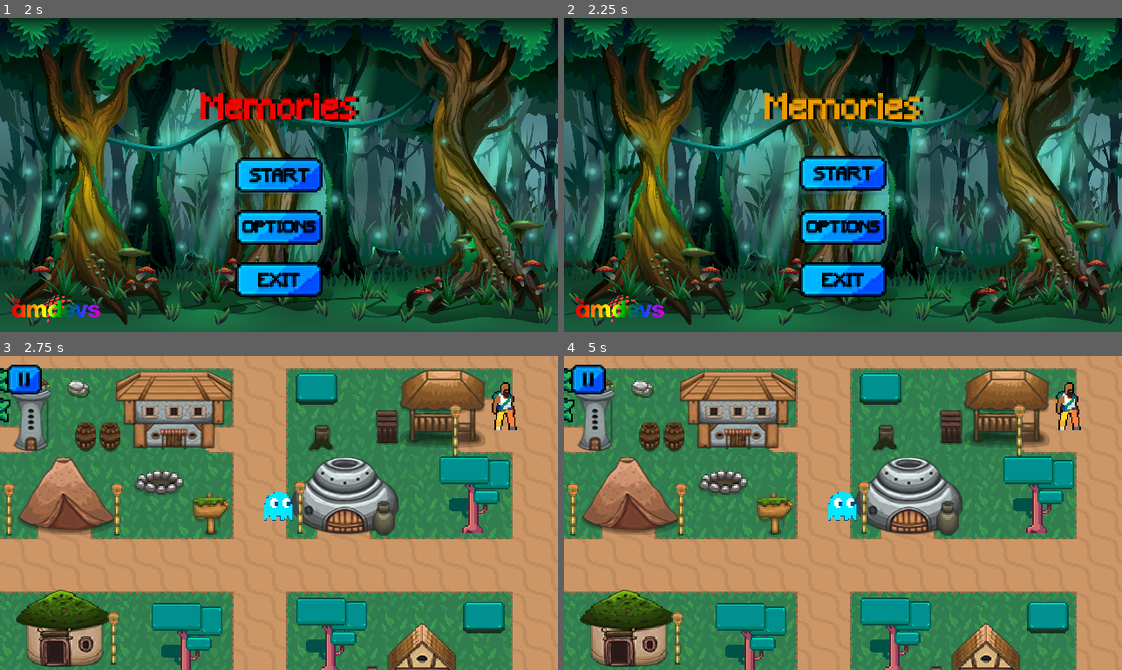
Above: before the commit, frames 1-4 (two rows, left to right).
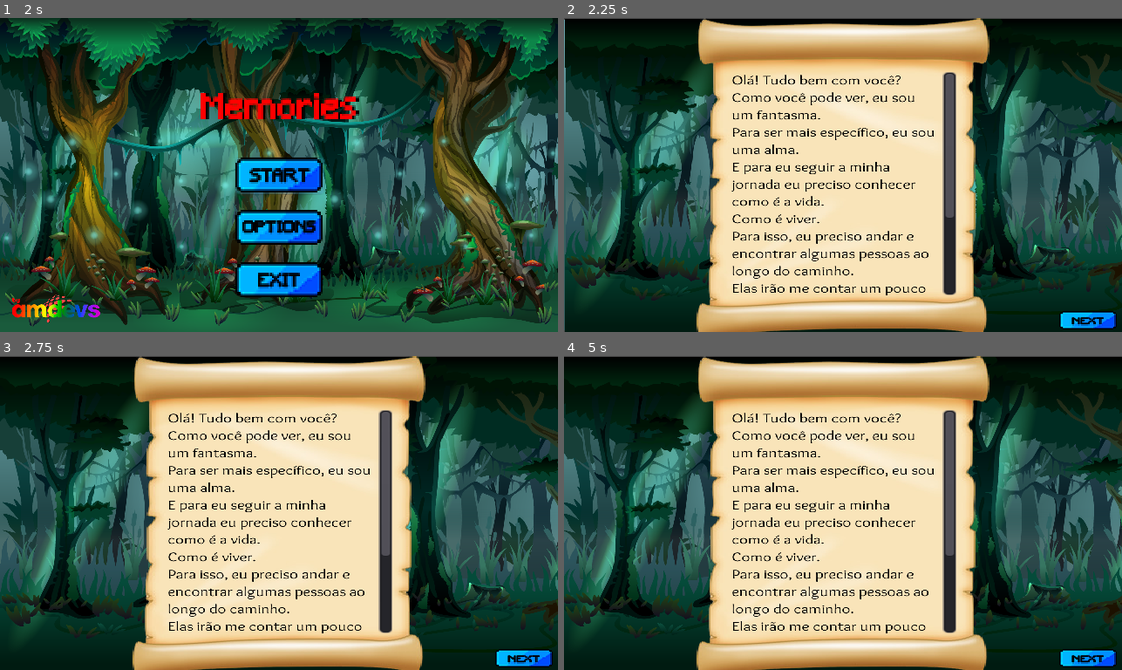
Above: after the commit, the same moments.

Repository: 2022M1T1-Inteli/Memories
Game: Godot game, scene res://Scenes/Animacao inicio/Animacao-inicio.tscn
The game is run twice, just before and just after one commit, with the same random seed, the same clock (stepped at 60 frames per second) and the same inputs. Sound files missing from this copy of the repository are replaced by a short silence.
Inputs (mouse positions are in pixels of both pictures, inside the frame that each line leads up to):
- Up to frame 1 (2 s): tap Enter (ui_accept) at 0.5 s; move the mouse to (401, 159) at 0.52 s; hold Right (ui_right) from 0.53 s (still down); tap Space (FLAP) at 0.77, 1.07, 1.52, 1.82 s; move the mouse to (167, 190) at 1.27 s
- Up to frame 2 (2.25 s): release Right (ui_right) at 2 s; click (843, 175) at 2 s
- Up to frame 3 (2.75 s): no input
- Up to frame 4 (5 s): click (591, 381) at 2.77 s; click (843, 519) at 3.52 s; click (843, 513) at 4.27 s

Frame 1 is identical in both runs. In frame 2, 88% of the frame differs, in the area x 0-100%, y 0-100%; in frame 3, 98%; in frame 4, 98%.

Commit message:
Implementação de pause

Diff:
--- /dev/null
+++ b/src/Memories/Scenes/Home/Home.gd
@@ -0,0 +1,8 @@
+extends Node2D
+
+func _ready():
+	pass
+
+func _on_Start_pressed():
+	get_tree().change_scene("res://Scenes/Mensagem Inicial/Pergaminho.tscn")
+	pass
--- a/src/Memories/Scenes/Home/Home.tscn
+++ b/src/Memories/Scenes/Home/Home.tscn
@@ -13,8 +13,10 @@
 [ext_resource path="res://Assets/Home/Middle_Decor.png" type="Texture" id=11]
 [ext_resource path="res://Assets/Home/BG_Decor.png" type="Texture" id=12]
 [ext_resource path="res://Assets/Logo/logo-amdev.png" type="Texture" id=13]
+[ext_resource path="res://Scenes/Home/Home.gd" type="Script" id=14]
 
 [node name="Home" type="Node2D"]
+script = ExtResource( 14 )
 
 [node name="AudioStreamPlayer" type="AudioStreamPlayer" parent="."]
 stream = ExtResource( 7 )
@@ -79,3 +81,5 @@
 texture = ExtResource( 13 )
 
 [node name="Logo" parent="." instance=ExtResource( 4 )]
+
+[connection signal="pressed" from="Buttons/Start" to="." method="_on_Start_pressed"]
--- a/src/Memories/Scenes/Level/Cadeirante/Task/PCD-World.tscn
+++ b/src/Memories/Scenes/Level/Cadeirante/Task/PCD-World.tscn
@@ -6,6 +6,7 @@
 [ext_resource path="res://Scenes/Level/Cadeirante/Task/Camera2D.gd" type="Script" id=4]
 [ext_resource path="res://Scenes/Level/Cadeirante/Task/Player.gd" type="Script" id=5]
 [ext_resource path="res://Assets/Music and Sounds/Music.mp3" type="AudioStream" id=6]
+[ext_resource path="res://Scenes/Pause/Pause_Fase_Button.tscn" type="PackedScene" id=7]
 [ext_resource path="res://Assets/Level/Cadeirante/Fall/fall-000.png" type="Texture" id=8]
 [ext_resource path="res://Assets/Memorie/Memorie_3.png" type="Texture" id=9]
 [ext_resource path="res://Assets/Memorie/Memorie_9.png" type="Texture" id=10]
@@ -21,6 +22,7 @@
 [ext_resource path="res://Assets/Level/Cadeirante/Jump/jump-000.png" type="Texture" id=20]
 [ext_resource path="res://Assets/Memorie/Memorie_5.png" type="Texture" id=21]
 [ext_resource path="res://Assets/Memorie/Memorie_0.png" type="Texture" id=22]
+[ext_resource path="res://Scenes/Pause/Pause_Fase_Layer.tscn" type="PackedScene" id=23]
 
 [sub_resource type="SpriteFrames" id=4]
 animations = [ {
@@ -29,14 +31,14 @@
 "name": "idle",
 "speed": 5.0
 }, {
-"frames": [ ExtResource( 20 ) ],
-"loop": true,
-"name": "jump",
+"frames": [ ExtResource( 8 ) ],
+"loop": true,
+"name": "fall",
 "speed": 5.0
 }, {
-"frames": [ ExtResource( 8 ) ],
-"loop": true,
-"name": "fall",
+"frames": [ ExtResource( 20 ) ],
+"loop": true,
+"name": "jump",
 "speed": 5.0
 } ]
 
@@ -173,12 +175,22 @@
 
 [node name="PCDexit" parent="." instance=ExtResource( 2 )]
 pause_mode = 2
-margin_left = -155.0
-margin_top = -35.0
-margin_right = -105.0
-margin_bottom = -15.0
+margin_left = 266.0
+margin_top = -34.0
+margin_right = 316.0
+margin_bottom = -14.0
 custom_styles/normal = SubResource( 1 )
 script = null
+
+[node name="Pause_Button" parent="." instance=ExtResource( 7 )]
+pause_mode = 2
+margin_left = -155.0
+margin_top = -34.0
+margin_right = -135.0
+margin_bottom = -14.0
+rect_pivot_offset = Vector2( -126, 0 )
+
+[node name="Pause_Fase_Layer" parent="." instance=ExtResource( 23 )]
 
 [node name="memoria" type="Area2D" parent="."]
 position = Vector2( 655, 114 )
@@ -190,7 +202,7 @@
 [node name="AnimatedSprite" type="AnimatedSprite" parent="memoria"]
 scale = Vector2( 0.033, 0.031 )
 frames = SubResource( 5 )
-frame = 7
+frame = 3
 playing = true
 
 [node name="CollisionShape2D" type="CollisionShape2D" parent="memoria"]
@@ -207,7 +219,7 @@
 position = Vector2( 0.222656, -0.258057 )
 scale = Vector2( 0.033, 0.031 )
 frames = SubResource( 7 )
-frame = 5
+frame = 1
 playing = true
 
 [node name="CollisionShape2D2" type="CollisionShape2D" parent="memoria2"]
@@ -225,7 +237,6 @@
 position = Vector2( 0.222656, -0.258057 )
 scale = Vector2( 0.033, 0.031 )
 frames = SubResource( 7 )
-frame = 4
 playing = true
 
 [node name="CollisionShape2D2" type="CollisionShape2D" parent="memoria3"]
--- a/src/Memories/Scenes/Level/Racial/World/Mundo.tscn
+++ b/src/Memories/Scenes/Level/Racial/World/Mundo.tscn
@@ -170,6 +170,7 @@
 shape = SubResource( 2 )
 
 [node name="ParallaxLayer" type="ParallaxLayer" parent="."]
+visible = false
 
 [node name="Sprite" type="Sprite" parent="ParallaxLayer"]
 position = Vector2( 2566.99, 212 )
Not shown: 1 places in src/Memories/Scenes/Home/Home.tscn that only renumber resources
Not shown: 2 places in src/Memories/Scenes/Level/Cadeirante/Task/PCD-World.tscn that only renumber resources
